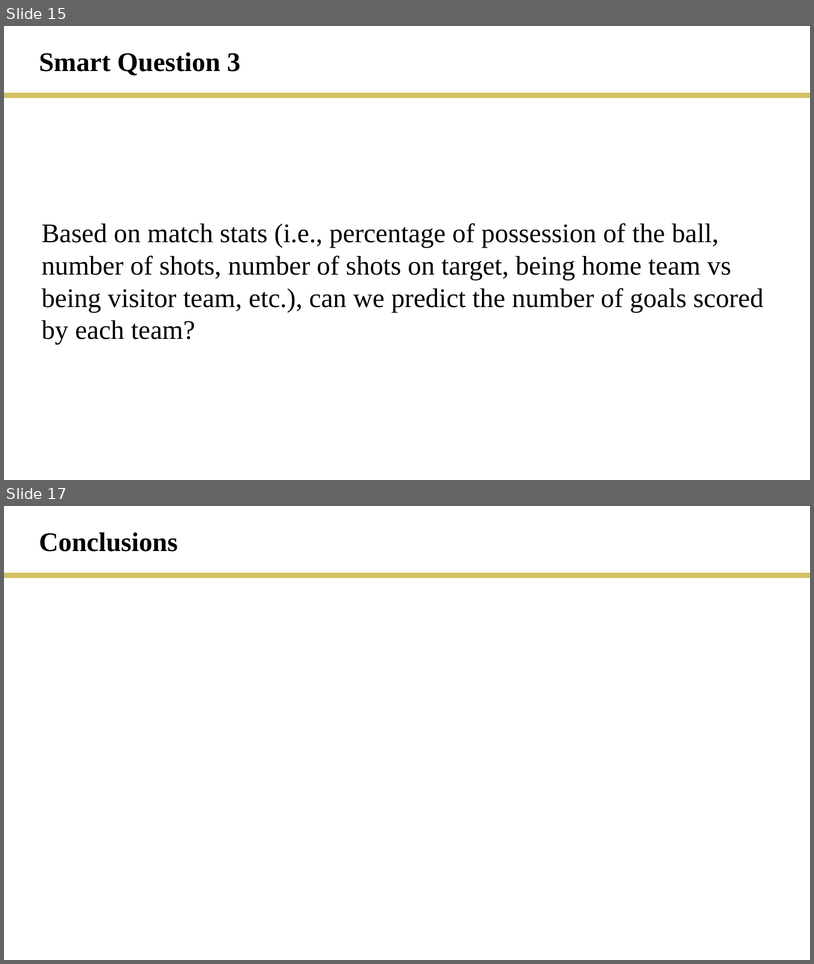
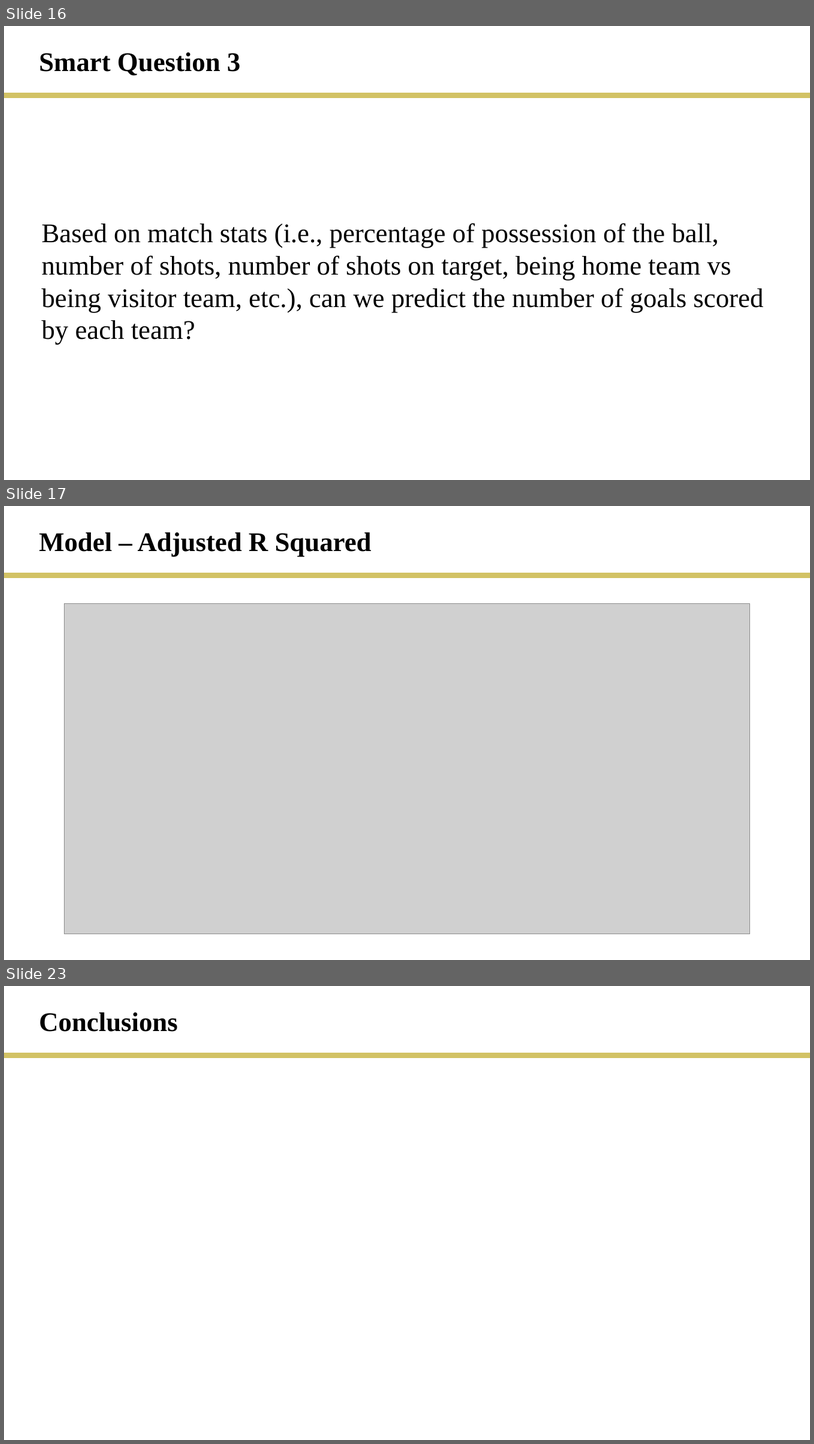
Before and after one commit to rmesina/T2_Codes-R-Us, a slide deck: final_project/T2_final_project.pptx. Shown one above the other, each under a label of ours: slides 15 and 17 before the commit, slides 16, 17 and 23 after it; the slides between them are not shown. The pictures are 814x964 and 814x1444 pixels, drawn with LibreOffice and Linux fonts; fonts in the diff are those of the drawing; grey boxes stand for pictures. Boxes give left, top, right and bottom in pixels: in the first picture for what was removed or moved away, otherwise in the second. Text is boxed around its words. In the diff, an @@ line names an element or a change of style, - is before the commit and + after.

```diff
--- a/final_project/T2_final_project.pptx
+++ b/final_project/T2_final_project.pptx
@@ slide 17 added at [4, 506, 810, 960], background #FFFFFF @@
@@ text added at [39, 532, 372, 556], 32 pt, text #000000, bold @@
+Model – Adjusted R Squared
@@ line added from (4, 576) to (810, 576), #D2C264 6 pt @@
@@ picture added at [65, 603, 750, 934] @@
@@ what was slide 15 is now slide 16 @@
@@ what was slide 17 is now slide 23 @@
```
Also in this commit, not shown: 1 slide changed, 6 other slides added, 1 slide removed, 2 other files.
